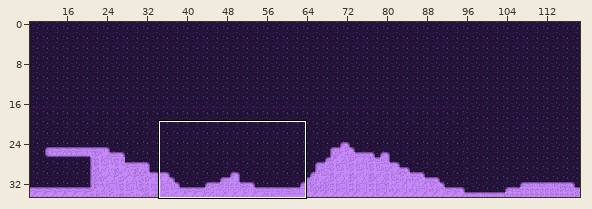
An edit to a level. Tiled map (JSON), assets/map/level_1_map.json. The picture above shows the old version from afar; the outline marks the close-up.
Close-up. Before the edit:
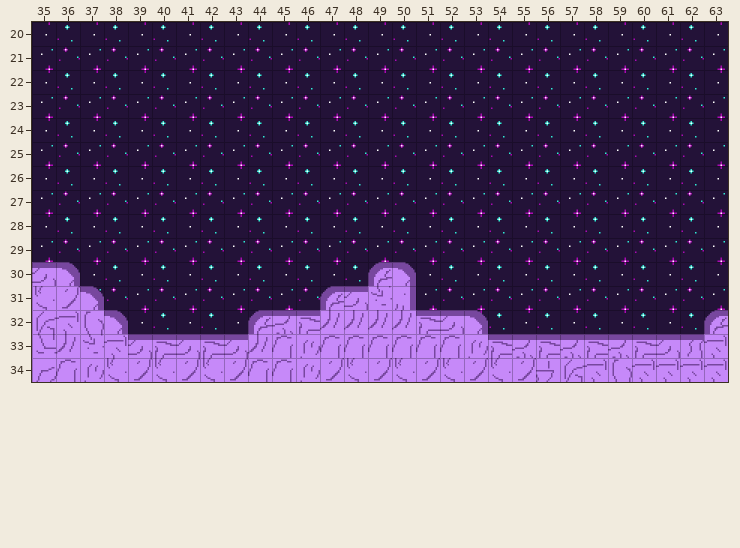
Cells are 32x32 px. Shown: x 35..63, y 20..34. The commit also changed other parts of the map, which this record leaves out.
Now the later version:
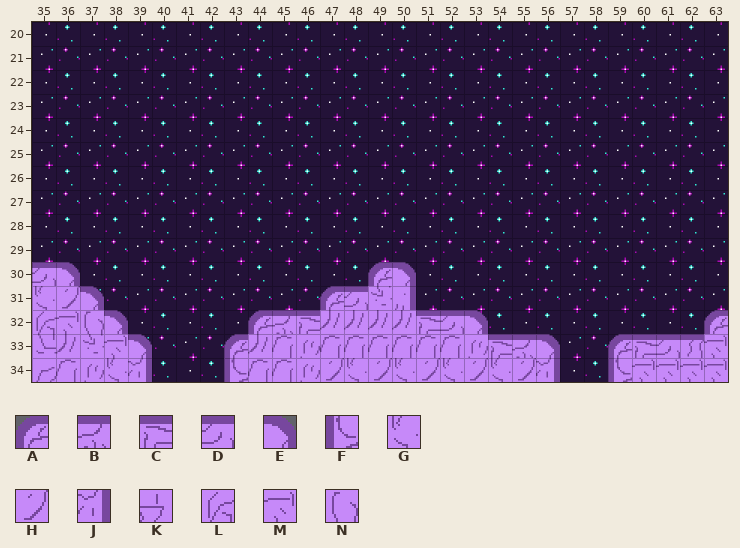
Key: from "level_1_Ground": A 0, B 1, C 2, D 3, E 5, F 6, G 8, H 9, J 11, K 13, L 14, M 15, N 16.
_ is an empty cell, . an unchanged one.
What changed:
--- layer "ground"
@@ x 39..59 @@
-33 DCDCD............CBCB
-34 HGHGH............KLMN
+33 E___A............E__A
+34 J___F............J__F
Boxes around the changes in both close-ups, in picture pixels (x1, y1, x2, y2):
changed: (128, 334, 248, 382)
changed: (536, 334, 632, 382)
